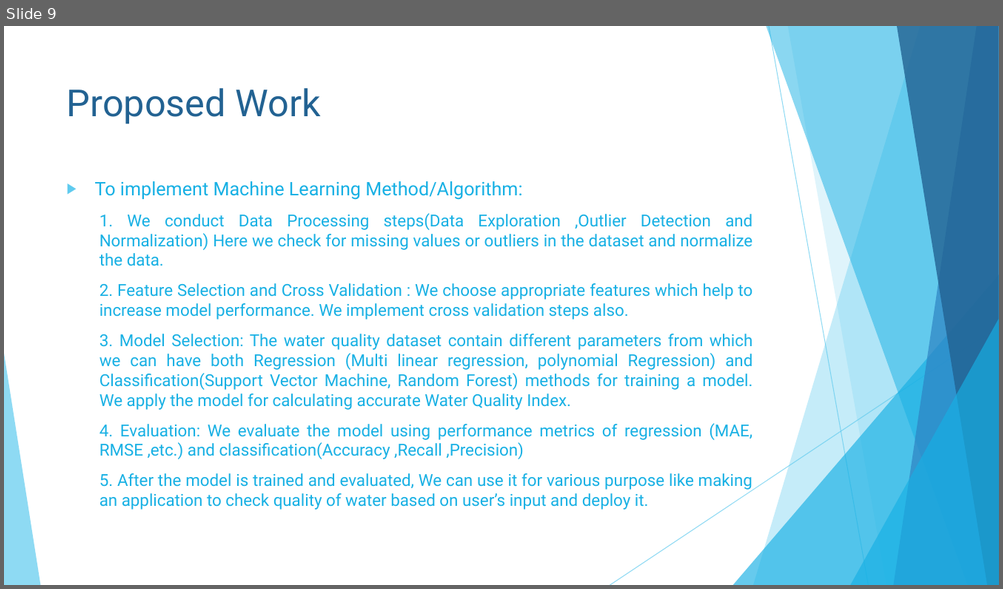
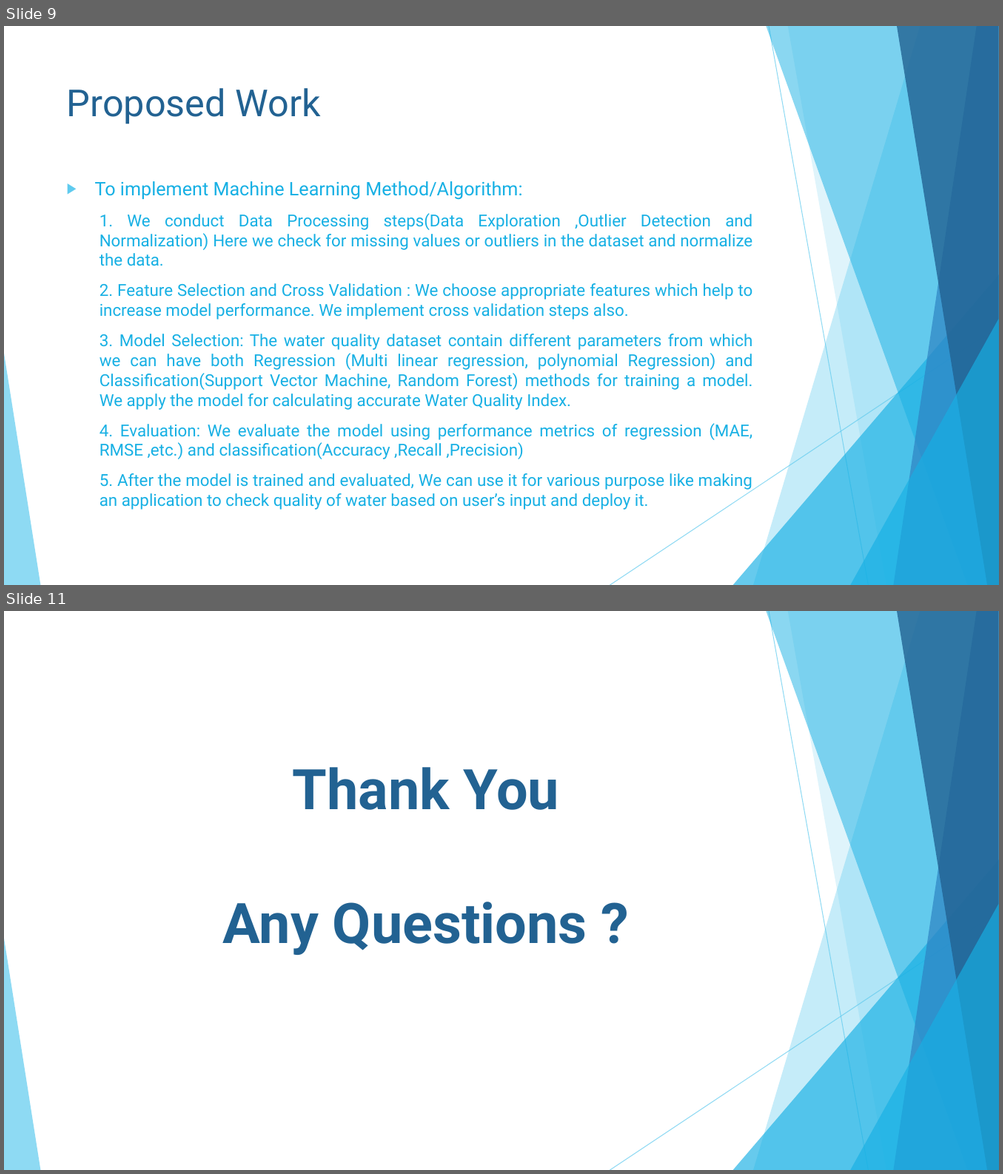
Before and after one commit to TheNobody-12/Data-Minining-Project-2022, a slide deck: Water Quality Prediction.pptx. Shown one above the other, each under a label of ours: slide 9 before the commit, slides 9 and 11 after it; the slides between them are not shown. The pictures are 1003x589 and 1003x1174 pixels, drawn with LibreOffice and Linux fonts; fonts in the diff are those of the drawing. Boxes give left, top, right and bottom in pixels: in the first picture for what was removed or moved away, otherwise in the second. Text is boxed around its words. In the diff, an @@ line names an element or a change of style, - is before the commit and + after.

```diff
--- a/Water Quality Prediction.pptx
+++ b/Water Quality Prediction.pptx
@@ slide 11 added at (4, 611, 999, 1170), background #FFFFFF; not listed: 10 template elements that a slide beside it also shows @@
@@ title added at (223, 767, 587, 955), 54 pt, text #226292, bold @@
+Thank You
+Any Questions ?
```
Also in this commit, not shown: 1 other slide added, 3 other files.
